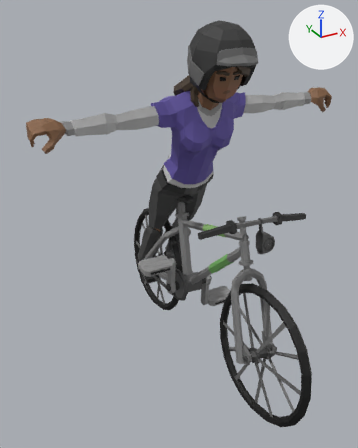
One commit to the glTF model sets/cyclist-animation/gltf-exports/cyclist-animation/cyclist-3-animation-v1.gltf: the scene before it, then after it.
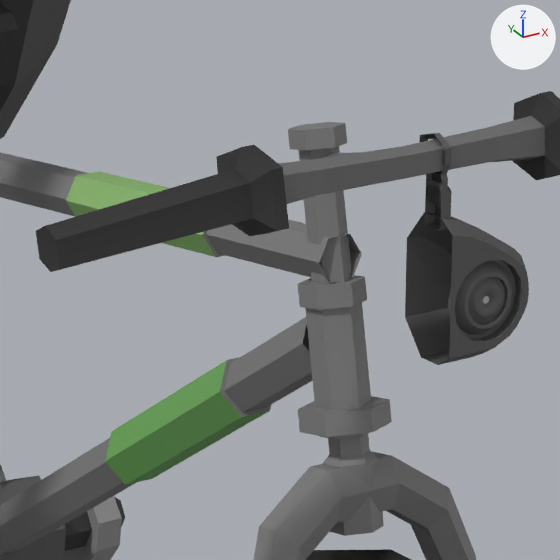
Each version appears first whole from a 50 mm lens placed at (-1.345, -2.331, 2.078), pointed at (-0.05, 0.023, 0.901), and next in a close-up on the part from 54% to 78% of the width and 44% to 64% of the height. Lighting does not change. The marker at upper right points along +X, +Y and +Z. Vertices at the same position are counted once.

Objects in the first close-up: 'Character_2', 'Horn', 'SM_Veh_Bike_02_Combined'.
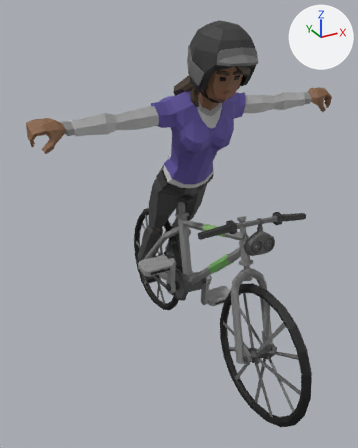
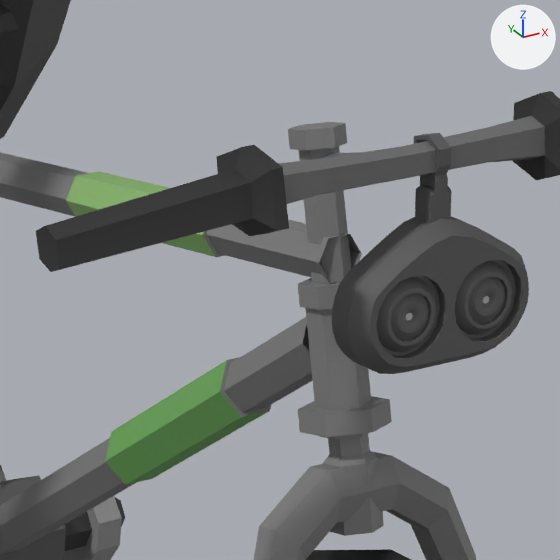
What differs and where, as boxes (x1, y1, x2, y2) in the close-ups (560 x 560 px):
'Horn', reshaped (58% wider)
    before: (405, 133, 529, 365)
    after: (332, 133, 529, 374)
part 1 of me_plane_001, added (black)
    after: (332, 134, 452, 374)

The change, as a list of edits to the scene's bpy script:
```text
Change me_plane_001:
    used by ob_horn; location = (0.0, 0.0, 0.0)
    remove me_plane_001.from_pydata(...)  # 426 vertices, 803 faces; spans x 0.132..0.225, y -0.536..-0.467, z 0.895..1.088
    add me_plane_001.from_pydata(...)  # 792 vertices, 1585 faces; spans x 0.044..0.225, y -0.536..-0.467, z 0.895..1.088
    me_plane_001 part 1: 366 vertices added at x 0.044..0.135, y -0.536..-0.467, z 0.897..1.088
```
